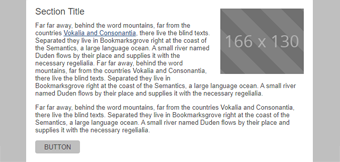
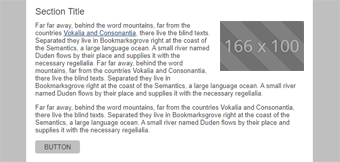
Revision of a layered w=340, h=162 image; what changed, layer by layer:
added layer "placeholder" above "Layer 5" over [220, 21, 304, 71]
painted on "Layer 5" over [220, 8, 304, 75]
hid "Layer 3" over [0, 121, 340, 146]
hid "Layer 0" over [0, 0, 340, 121]
